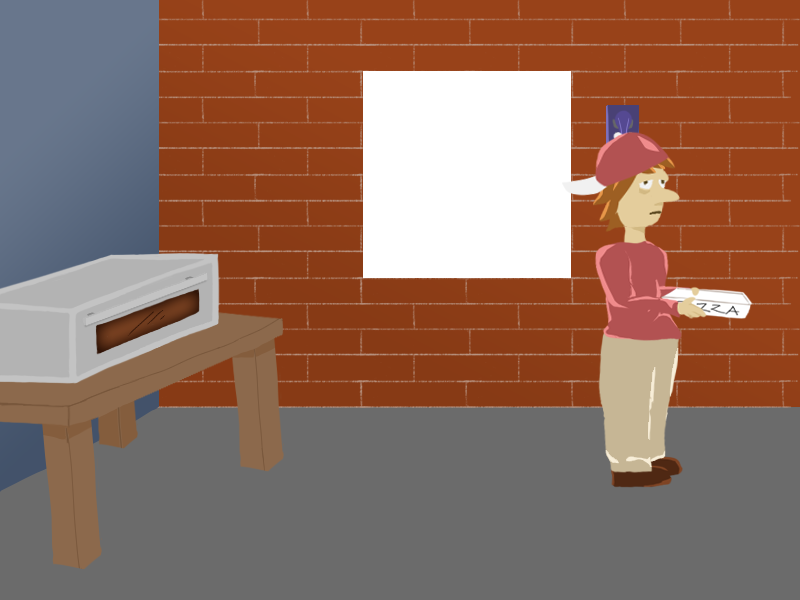
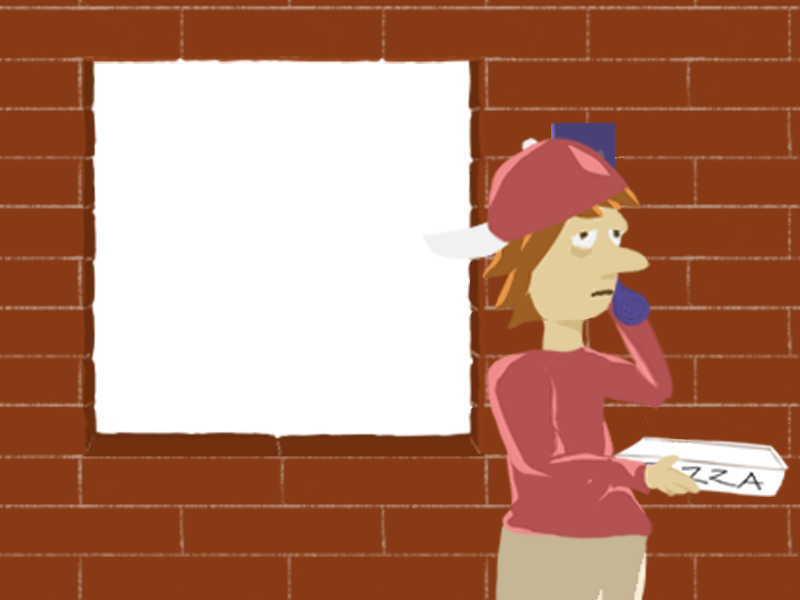
Before/after of a 800 × 600 layered artwork. What changed in the layer stack:
hid group "page1" (24 layers) over <box>0,0,800,600</box>
showed group "chet" (16 layers) over <box>421,136,790,600</box>
showed group "phone copy" (5 layers) over <box>506,68,666,296</box>
showed "window" over <box>0,0,800,600</box>
added layer "Layer 28 copy" above "Layer 27 copy" over <box>79,46,494,64</box>
added layer "Layer 27 copy" above "Layer 25 copy" over <box>81,104,485,409</box>
added layer "Layer 25 copy" above "space" over <box>56,41,527,512</box>
